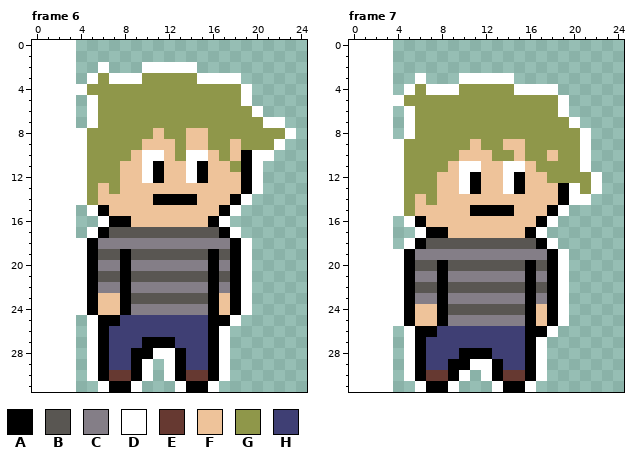
Two states of a pixel-art file, ExportedAssets/Art/MaleCharacter.aseprite. Above: the version before the commit.
22x32 pixels, 7 frames. Shown: frame 6, frame 7. The old version is drawn lined up with the new one, on the new canvas.
Palette (. is transparent): A #000000  B #595652  C #847e87  D #ffffff  E #663931  F #eec39a  G #8f974a  H #3f3f74
Pixels before, frame 6, first column x 4:
 2 ..D...DDDDD.........
 3 .DGDDDGGGGGDDDD.....
 4 DGGGGGGGGGGGGGGD....
 5 .DGGGGGGGGGGGGGD....
 6 .DGGGGGGGGGGGGGGD...
 7 .DGGGGGGGGGGGGGGGDD.
 8 DGGGGGGFGGFFGGGGGGGD
 9 DGGGGGFFFGFFGGFGGGD.
10 DGGGGFDDFGDDFGFADD..
11 DGGGFFDAFFDAFFGAD...
12 DGGGFFDAFFDAFFFAD...
13 DGFGFFFFFFFFFFFAD...
14 DGFFFFFAAAAFFFAD....
15 .DAFFFFFFFFFFAD.....
16 ..DAAFFFFFFFAD......
17 .DABBBBBBBBBBAD.....
18 DACCCCCCCCCCCCAD....
19 DABBABBBBBBBABAD....
20 DACCACCCCCCCACAD....
21 DABBABBBBBBBABAD....
22 DACCACCCCCCCACAD....
23 DAFFABBBBBBBAFAD....
24 DAFFACCCCCCCAFAD....
25 .DAAHHHHHHHHAAD.....
26 .DAHHHHHHHHHAD......
27 .DAHHHAAAHHHAD......
28 .DAHHAADDAHHAD......
29 .DAHHAD.DAHHAD......
30 .DAEEAD.DAEEAD......
31 ..DAAD...DAAD.......
Pixels before, frame 7, first column x 4:
 3 ..D...DDDDD........
 4 .DGDDDGGGGGDDDD....
 5 DGGGGGGGGGGGGGGD...
 6 .DGGGGGGGGGGGGGD...
 7 .DGGGGGGGGGGGGGGD..
 8 .DGGGGGGGGGGGGGGGD.
 9 DGGGGGGFGGFFGGGGGD.
10 DGGGGGFFFGGFGGFGGD.
11 DGGGGFDDFFDDFGGGGD.
12 DGGGFFDAFFDAFFGGGGD
13 DGGGFFDAFFDAFFFADGD
14 DGFGFFFFFFFFFFFADD.
15 DGFFFFFAAAAFFFAD...
16 .DAFFFFFFFFFFAD....
17 ..DAAFFFFFFFAD.....
18 .DABBBBBBBBBBAD....
19 DACCCCCCCCCCCCAD...
20 DABBABBBBBBBABAD...
21 DACCACCCCCCCACAD...
22 DABBABBBBBBBABAD...
23 DACCACCCCCCCACAD...
24 DAFFABBBBBBBAFAD...
25 DAFFACCCCCCCAFAD...
26 .DAAHHHHHHHHAAD....
27 .DAHHHHHHHHHAD.....
28 .DAHHHAAAHHHAD.....
29 .DAHHAADDAHHAD.....
30 .DAEEAD.DAEEAD.....
31 ..DAAD...DAAD......
The result:
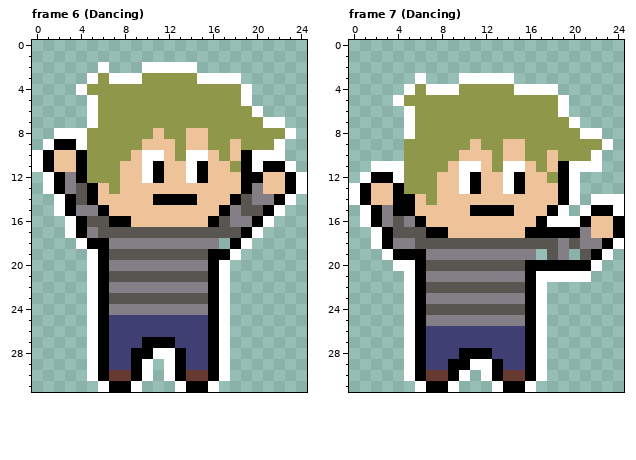
From the commit log: Add dancing animation
Change:
canvas 22x32 -> 25x32, the old top-left corner now at 4,0 (the part of the old canvas that was cut away was empty and is not shown)
Changed rows in their new state; - is an unchanged pixel.
Frame 6 (Dancing):
first column x 0:
 8 --DD---------------------
 9 -DAA---------------------
10 DAFFA-----------------D--
11 DAFFA----------------AAD-
12 -DACA---------------AFFAD
13 -DACBA--------------CFFAD
14 --DABA-------------BCCAD-
15 --DACC------------CBBAD--
16 ---DABB----------BCCAD---
17 ---DACB----------BBAD----
18 ------A----------.-------
19 ----.DA-B--------AD.-----
20 ----.DA-C--------D..-----
21 ----.DA-B--------D..-----
22 ----.DA-C--------D..-----
23 ----.DABB--------D..-----
24 ----.DACC--------D..-----
25 -------H---------D.------
Frame 7 (Dancing):
first column x 0:
 8 ----------------------D--
 9 ----.----------------GGD-
10 ----.---------F------GD--
11 --DD---------G----FAD-D--
12 -DAA---------------AD..--
13 DAFFA----------------..--
14 DAFFAA---------------.DDD
15 -DACAA---------------DAAD
16 -DACBC-------------DDAFFA
17 --DABBB----------AAAACFFA
18 --DACCB----------BBCBCCAD
19 ---DA-A----------.BC-BAD-
20 -----DA-B--------A-AAAD--
21 ----.DA-C--------DD-DD---
22 ----.DA-B--------D..-----
23 ----.DA-C--------D..-----
24 ----.DABB--------D..-----
25 ----.DACC--------D..-----
26 -------H---------D.------
Pixel boxes of the changes (left, top, right, bottom) in both pictures:
changed: (32, 128, 131, 326)
changed: (219, 150, 307, 326)
changed: (536, 128, 624, 337)
changed: (349, 139, 448, 337)
changed: (492, 150, 514, 172)
